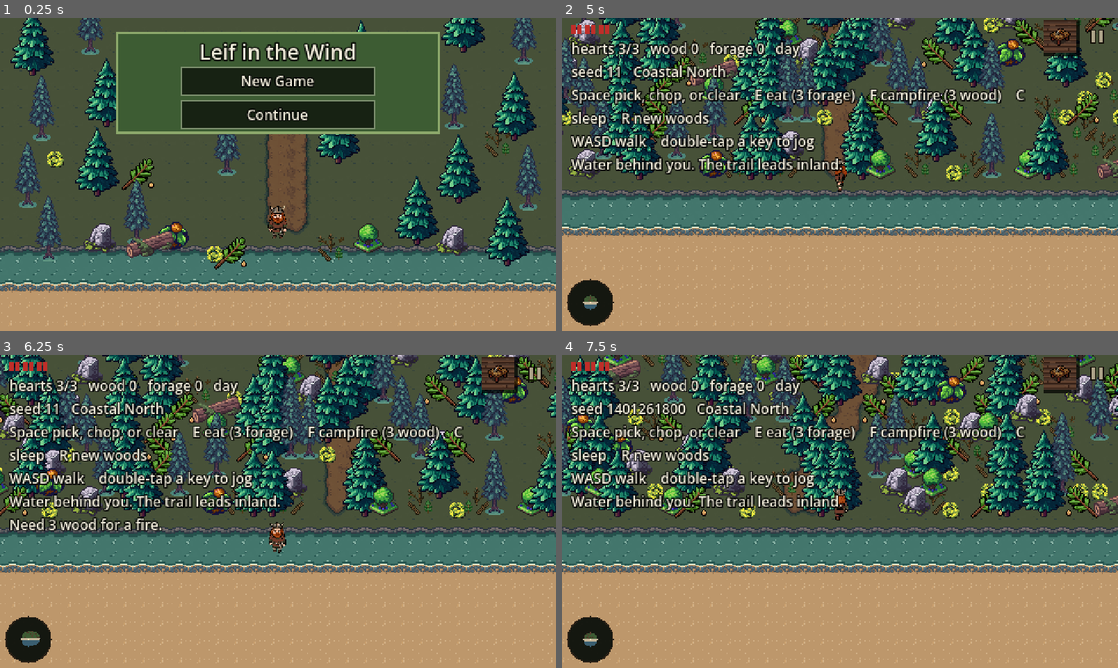
Above: before the commit, frames 1-4 (two rows, left to right).
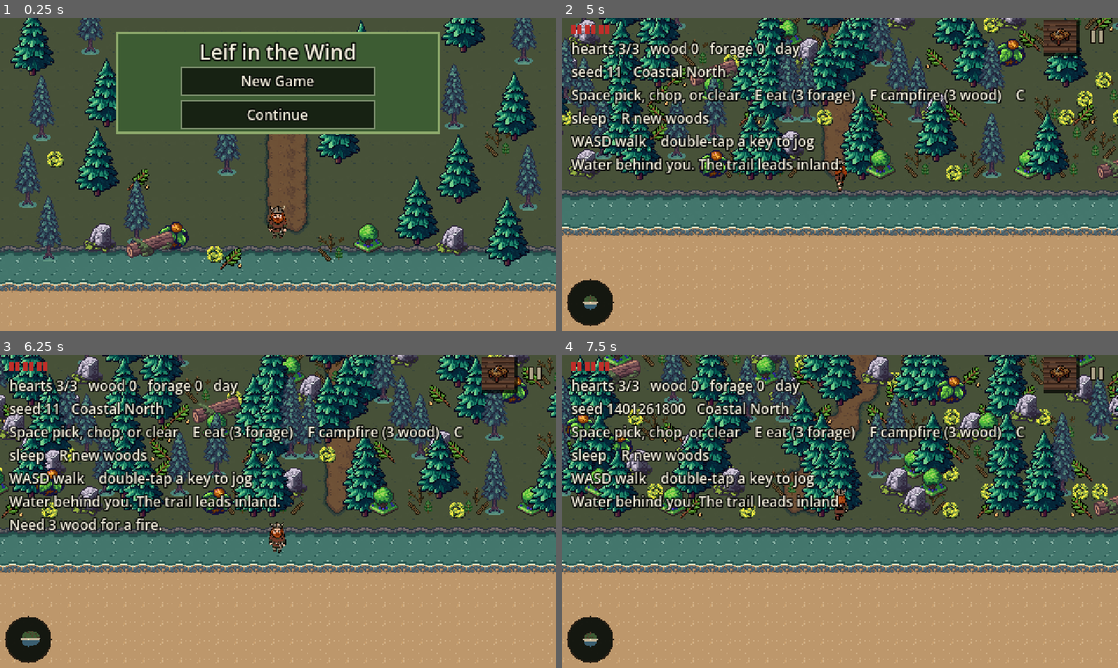
Above: after the commit, the same moments.

Repository: sam-dev-site/leif-in-the-wind
Game: Godot game, scene res://title/title.tscn
Two runs of this game, one before a commit and one after it. Both use one fixed random seed, a clock stepped at 60 frames per second and the inputs below.
Inputs (mouse positions are in pixels of both pictures, inside the frame that each line leads up to):
- Up to frame 1 (0.25 s): no input
- Up to frame 2 (5 s): click "New Game" at 0.5 s; tap Enter at 1.25 s; move the mouse to (962, 158) at 1.27 s; hold D 1.28-2.03 s; tap R at 1.35, 4.35 s; tap Space at 1.52, 2.27, 3.77, 4.52 s; move the mouse to (728, 190) at 2.02 s; hold S 2.03-2.78 s; tap E at 2.1 s; move the mouse to (895, 105) at 2.77 s; hold D 2.78-3.53 s; tap F at 2.85 s; move the mouse to (812, 237) at 3.52 s; hold W 3.53-4.28 s; tap C at 3.6 s; move the mouse to (1006, 221) at 4.27 s; hold A from 4.28 s (still down)
- Up to frame 3 (6.25 s): move the mouse to (111, 464) at 5.02 s; tap E at 5.1 s; tap Space at 5.27 s; move the mouse to (305, 511) at 5.77 s; release A at 5.78 s; hold S from 5.78 s (still down); tap F at 5.85 s
- Up to frame 4 (7.5 s): move the mouse to (756, 433) at 6.52 s; release S at 6.53 s; hold D 6.53-7.28 s; tap C at 6.6 s; tap Space at 6.77 s; move the mouse to (962, 495) at 7.27 s; hold W from 7.28 s (still down); tap R at 7.35 s

The runs differ from the first frame. In frame 1, 0.6% of the frame differs, in the area x 21-45%, y 44-81%; in frame 2, 2.2%; in frame 3, 2.3%; in frame 4, 2.9%, in the area x 0-100%, y 0-53%.

Commit message:
Draw fallen branches smaller so they read as kindling, not a second tree.
Co-authored-by: Cursor <cursoragent@cursor.com>

Diff:
--- a/game/tests/run.gd
+++ b/game/tests/run.gd
@@ -51,6 +51,7 @@
 	_test_world_loads_in_slices()
 	_test_sphagnum_cushion_is_whole()
 	_test_sphagnum_is_smaller_than_leif()
+	_test_fallen_branch_is_smaller_than_the_trees()
 	if _failed > 0:
 		print("FAILED %d" % _failed)
 		quit(1)
@@ -1076,6 +1077,48 @@
 	var needles := chunk._stamp_image("clutter", "needles")
 	_expect(needles != null and needles.get_width() == 32, "needles keep their own size")
 	chunk.free()
+
+
+func _test_fallen_branch_is_smaller_than_the_trees() -> void:
+	print("fallen branch is smaller than the trees")
+	var source := load("res://art/coastal_north/clutter_fir_branch.png") as Texture2D
+	_expect(source != null and source.get_width() == 32 and source.get_height() == 32, "the branch picture stays 32")
+	var chunk := MapChunk.new()
+	var branch := chunk._make_named_prop("branch", "fir_branch", Vector2.ZERO, Color(0.22, 0.28, 0.14), Vector2(6, 3))
+	var sprite: Sprite2D = null
+	for child in branch.get_children():
+		if child is Sprite2D:
+			sprite = child
+	_expect(sprite != null and sprite.texture != null, "the branch uses the named PNG")
+	if sprite != null and sprite.texture != null:
+		_expect(sprite.texture.resource_path.ends_with("clutter_fir_branch.png"), "the woods keep the same branch picture")
+		_expect(is_equal_approx(sprite.scale.x, MapChunk.BRANCH_SCALE), "the branch is drawn about 30 percent smaller")
+		_expect(float(sprite.texture.get_width()) * sprite.scale.x < 48.0, "the branch is narrower than a standing fir")
+	var tree := chunk._make_tree("fir", Vector2.ZERO)
+	var tree_sprite: Sprite2D = null
+	for child in tree.get_children():
+		if child is Sprite2D:
+			tree_sprite = child
+	if tree_sprite != null and tree_sprite.texture != null:
+		_expect(tree_sprite.texture.get_width() == 48 and tree_sprite.texture.get_height() == 64, "standing fir stays 48 by 64")
+		_expect(is_equal_approx(tree_sprite.scale.x, 1.0), "a standing tree is still drawn at full size")
+	chunk.free()
+	var menu := TitleMenu.new()
+	root.add_child(menu)
+	menu.assemble()
+	var picture := menu.get_node_or_null("Picture")
+	var title_ok := false
+	if picture != null:
+		for child in picture.get_children():
+			if not child is Sprite2D:
+				continue
+			var drawn := child as Sprite2D
+			if drawn.texture == null or not drawn.texture.resource_path.ends_with("clutter_fir_branch.png"):
+				continue
+			title_ok = true
+			_expect(is_equal_approx(drawn.scale.x, MapChunk.BRANCH_SCALE), "the title draws the branch at the same smaller size")
+	_expect(title_ok, "the title still uses the branch picture")
+	menu.free()
 
 
 func _test_world_loads_in_slices() -> void:
--- a/game/title/title.gd
+++ b/game/title/title.gd
@@ -335,7 +335,7 @@
 	_add_prop(picture, ART_SPRUCE, 292, 128)
 	_add_prop(picture, ART_MOSS, 48, 130, false, "", MapChunk.SPHAGNUM_SCALE)
 	_add_prop(picture, ART_NEEDLES, 430, 124)
-	_add_prop(picture, ART_BRANCH, 120, 150)
+	_add_prop(picture, ART_BRANCH, 120, 150, false, "", MapChunk.BRANCH_SCALE)
 	# The shore in front of the menu.
 	_add_prop(picture, ART_FIR, 42, 214)
 	_add_prop(picture, ART_SPRUCE, 438, 216)
@@ -347,7 +347,7 @@
 	_add_prop(picture, ART_BLUEBERRY, 318, 206)
 	_add_prop(picture, ART_MOSS, 186, 212, false, "", MapChunk.SPHAGNUM_SCALE)
 	_add_prop(picture, ART_NEEDLES, 286, 214)
-	_add_prop(picture, ART_BRANCH, 200, 218)
+	_add_prop(picture, ART_BRANCH, 200, 218, false, "", MapChunk.BRANCH_SCALE)
 	_add_prop(picture, ART_FALLEN, 130, 210)
 	_add_prop(picture, ART_LEIF, 240, 190, true, "Leif")
 
--- a/game/world/chunk.gd
+++ b/game/world/chunk.gd
@@ -22,6 +22,8 @@
 const STUMP_SCALE := 0.6
 ## Keep the 32×32 cushion. Stamp it at half size so it sits on one tile, under Leif.
 const SPHAGNUM_SCALE := 0.5
+## Keep the 32×32 fir branch. Draw it about 30% smaller so it reads as kindling, not a second tree.
+const BRANCH_SCALE := 0.7
 
 
 func use_wang(shared: WangTiles) -> void:
@@ -513,8 +515,12 @@
 	node.y_sort_enabled = true
 	var sprite := _prop_sprite(kind, species)
 	if sprite != null:
+		if kind == "branch":
+			sprite.scale = Vector2(BRANCH_SCALE, BRANCH_SCALE)
 		node.add_child(sprite)
 	else:
+		if kind == "branch":
+			size *= BRANCH_SCALE
 		var box := ColorRect.new()
 		box.size = size
 		box.position = Vector2(-size.x * 0.5, -size.y)
Not shown, changed: docs/BUGS.md
Not shown, changed: docs/DECISIONS.md
Not shown, changed: docs/STATUS.md
